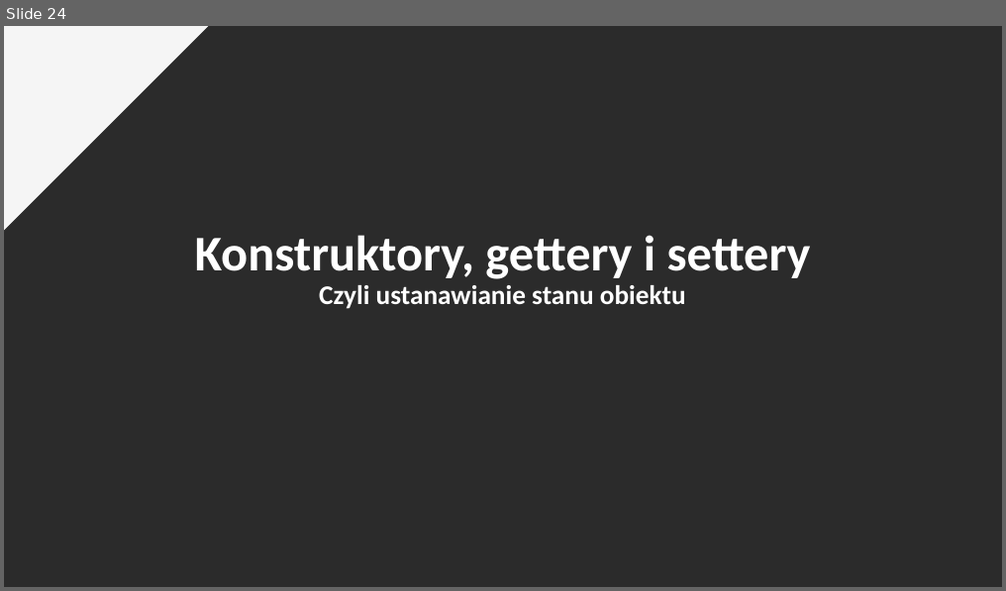
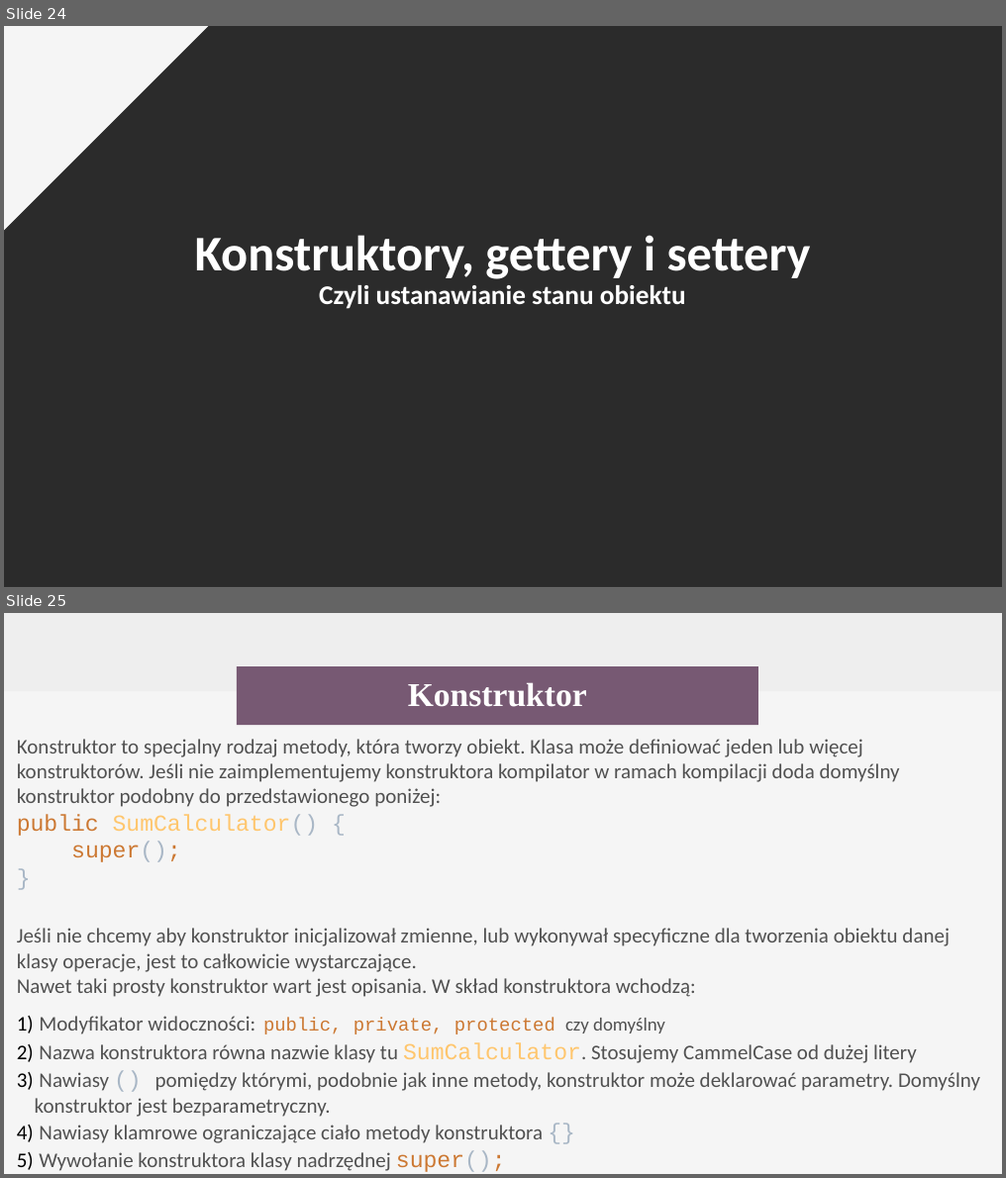
Before and after one commit to testuser-design/TESTwro8_Podstawy_programowania, a slide deck: Wstęp do programowania 20200718.odp. Shown one above the other, each under a label of ours: slide 24 before the commit, slides 24 and 25 after it. The pictures are 1006x591 and 1006x1178 pixels, drawn with LibreOffice and Linux fonts; fonts in the diff are those of the drawing; background and template pictures are left out; a plain dark background stands for a picture behind light text. Boxes give left, top, right and bottom in pixels: in the first picture for what was removed or moved away, otherwise in the second. Text is boxed around its words. In the diff, an @@ line names an element or a change of style, - is before the commit and + after.

```diff
--- a/Wstęp do programowania 20200718.odp
+++ b/Wstęp do programowania 20200718.odp
@@ slide 25 added at (4, 613, 1002, 1174), background #F5F5F5 @@
@@ rectangle added at (4, 613, 1002, 691), fill #EEEEEE @@
@@ rectangle added at (237, 666, 758, 725), fill #775973, 32 pt, text #FFFFFF, bold @@
+Konstruktor
@@ text added at (17, 739, 980, 1172), 20 pt, text #515151 @@
+Konstruktor to specjalny rodzaj metody, która tworzy obiekt. Klasa może definiować jeden lub więcej konstruktorów. Jeśli nie zaimplementujemy konstruktora kompilator w ramach kompilacji doda domyślny konstruktor podobny do przedstawionego poniżej:
+public SumCalculator() {
+super();
+}
+Jeśli nie chcemy aby konstruktor inicjalizował zmienne, lub wykonywał specyficzne dla tworzenia obiektu danej klasy operacje, jest to całkowicie wystarczające.
+Nawet taki prosty konstruktor wart jest opisania. W skład konstruktora wchodzą:
+1) Modyfikator widoczności: public, private, protected czy domyślny
+2) Nazwa konstruktora równa nazwie klasy tu SumCalculator. Stosujemy CammelCase od dużej litery
+3) Nawiasy () pomiędzy którymi, podobnie jak inne metody, konstruktor może deklarować parametry. Domyślny konstruktor jest bezparametryczny.
+4) Nawiasy klamrowe ograniczające ciało metody konstruktora {}
+5) Wywołanie konstruktora klasy nadrzędnej super();
```
Also in this commit, not shown: 1 slide changed, 7 other slides added.
